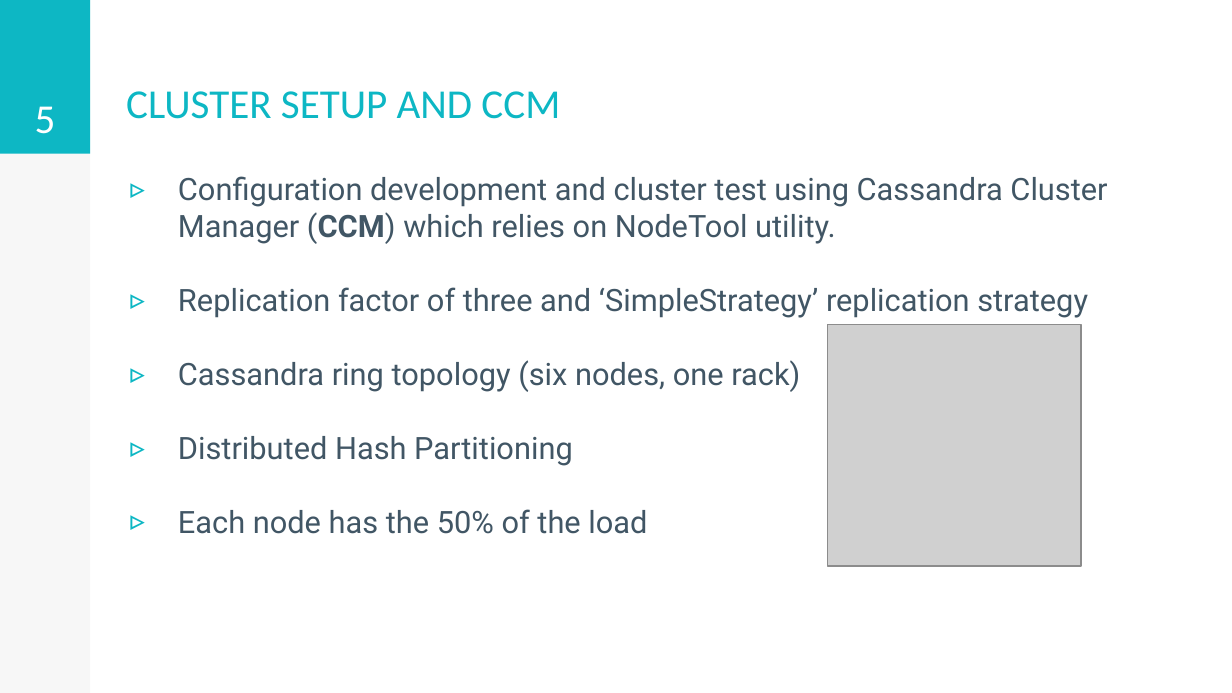
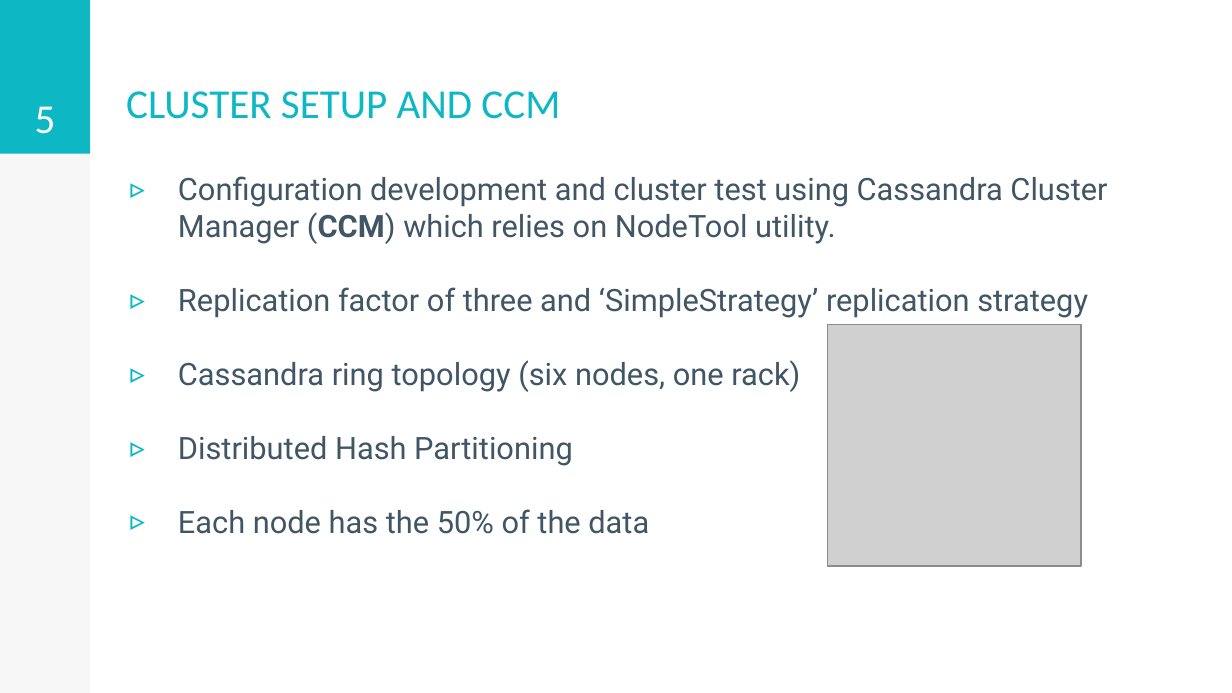
Before and after one commit to stefano-rebora/ADM_Project_2017-2018, a slide deck: slide 5 of documents/project_presentation.pptx. Drawn at 1232x693 pixels with LibreOffice and Linux fonts; fonts in the diff are those of the drawing; grey boxes stand for pictures. Boxes give left, top, right and bottom in pixels: in the first picture for what was removed or moved away, otherwise in the second. Text is boxed around its words. In the diff, an @@ line names an element or a change of style, - is before the commit and + after.

```diff
--- a/documents/project_presentation.pptx
+++ b/documents/project_presentation.pptx
@@ text at (x1=178, y1=509, x2=649, y2=534): text changed @@
-▹ Each node has the 50% of the load
+▹ Each node has the 50% of the data
```
Also in this commit, not shown: 12 other slides changed, 4 slides added, 1 slide removed.
